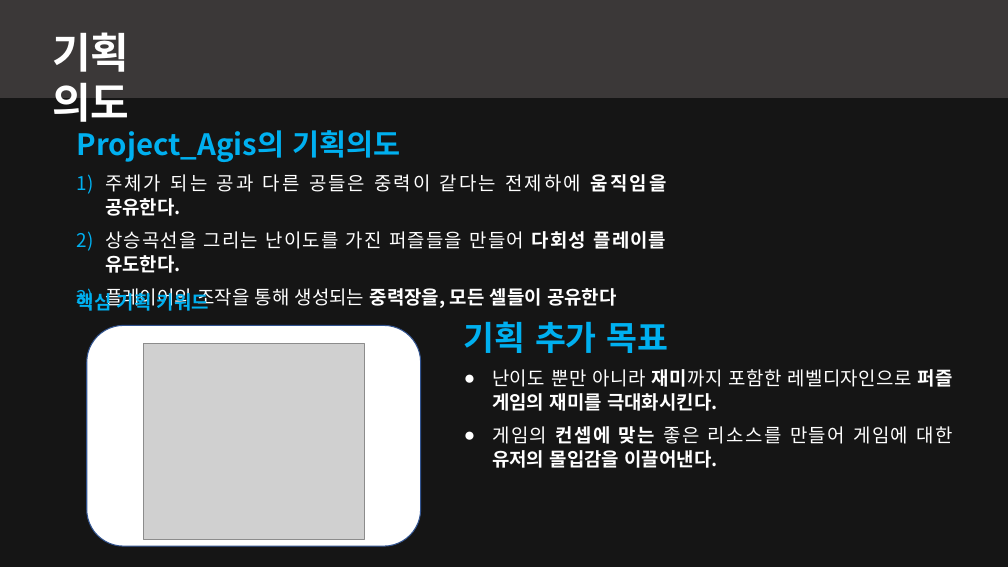
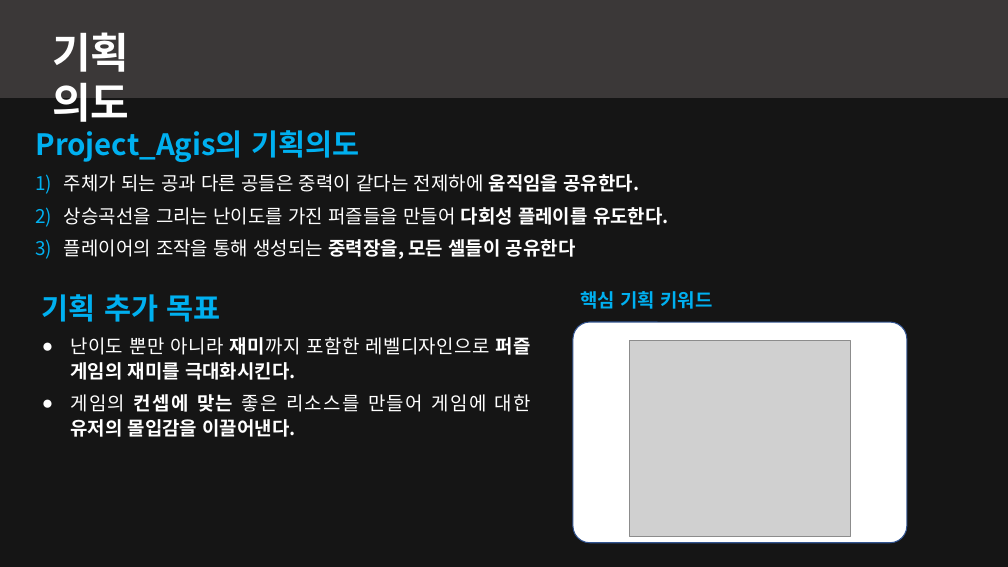
Before and after one commit to kjpark102312/Jagu_Agis, a slide deck: slide 3 of Presentation/AGIS 발표자료.pptx (slide 4 before the commit). Drawn at 1008x567 pixels with LibreOffice and Linux fonts; fonts in the diff are those of the drawing; grey boxes stand for pictures; background and template pictures are left out; a plain dark background stands for a picture behind light text. Boxes give left, top, right and bottom in pixels: in the first picture for what was removed or moved away, otherwise in the second. Text is boxed around its words. In the diff, an @@ line names an element or a change of style, - is before the commit and + after.

```diff
--- a/Presentation/AGIS 발표자료.pptx
+++ b/Presentation/AGIS 발표자료.pptx
@@ text "Project_Agis의 기획의도" rewrapped from bbox=[77, 130, 667, 309] to bbox=[36, 130, 669, 259] @@
@@ text "기획 추가 목표": place and size @@
-text "기획 추가 목표" at bbox=[464, 321, 953, 468]
+text "기획 추가 목표" at bbox=[42, 294, 531, 437]
@@ text at bbox=[42, 294, 220, 322]: size 32 to 28 pt in "기획 추가 목표" @@
@@ text "핵심 기획 키워드": place and size @@
-text "핵심 기획 키워드" at bbox=[77, 290, 209, 311]
+text "핵심 기획 키워드" at bbox=[580, 291, 713, 309]
@@ rounded rectangle: place and size @@
-rounded rectangle at bbox=[87, 325, 421, 546]
+rounded rectangle at bbox=[573, 322, 907, 543]
@@ rounded rectangle at bbox=[573, 322, 907, 543]: proportions changed @@
@@ picture: place and size @@
-picture at bbox=[144, 344, 364, 540]
+picture at bbox=[630, 340, 851, 536]
```
Also in this commit, not shown: 2 other slides changed, 3 slides added, 8 slides removed.
